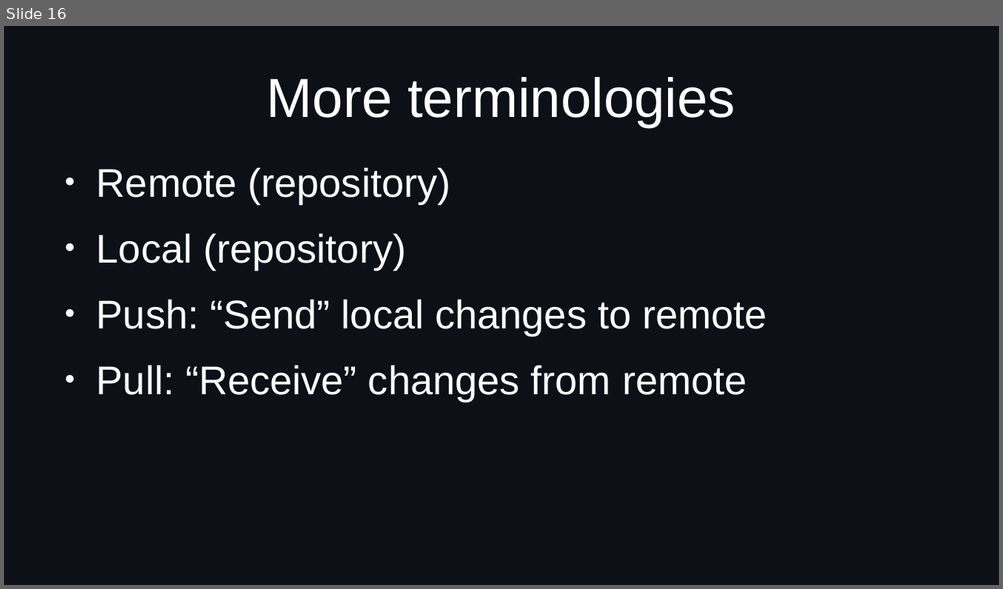
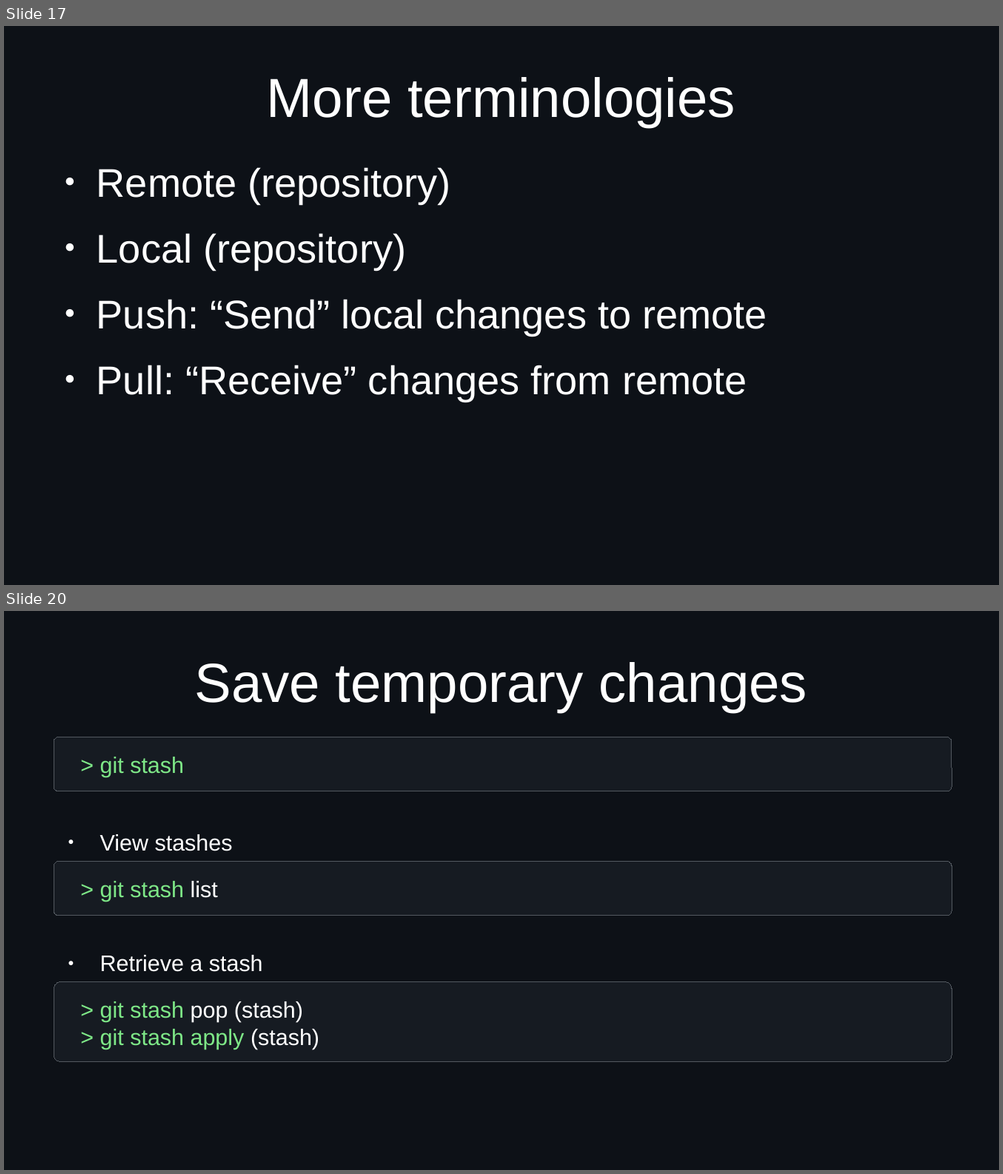
Before and after one commit to idf-io/Git-Github_Workshop, a slide deck: docs/presentation_day2_git-and-github.odp. Shown one above the other, each under a label of ours: slide 16 before the commit, slides 17 and 20 after it; the slides between them are not shown. The pictures are 1003x589 and 1003x1174 pixels, drawn with LibreOffice and Linux fonts; fonts in the diff are those of the drawing. Boxes give left, top, right and bottom in pixels: in the first picture for what was removed or moved away, otherwise in the second. Text is boxed around its words. In the diff, an @@ line names an element or a change of style, - is before the commit and + after.

```diff
--- a/docs/presentation_day2_git-and-github.odp
+++ b/docs/presentation_day2_git-and-github.odp
@@ slide 20 added at <box>4,611,999,1170</box>, background #0D1117 @@
@@ title added at <box>194,662,808,712</box>, 44 pt, text #FFFFFF @@
+Save temporary changes
@@ rounded rectangle added at <box>54,738,952,792</box>, fill #161B22, outline #535960 0 pt @@
@@ text added at <box>100,757,184,777</box>, 18 pt, text #7EE787 @@
+> git stash
@@ text added at <box>100,834,233,851</box>, 18 pt, text #FFFFFF @@
+● View stashes
@@ rounded rectangle added at <box>54,862,952,916</box>, fill #161B22, outline #535960 0 pt @@
@@ text added at <box>100,881,218,902</box>, 18 pt, text #7EE787 @@
+> git stash list
@@ text added at <box>100,955,263,972</box>, 18 pt, text #FFFFFF @@
+● Retrieve a stash
@@ rounded rectangle added at <box>54,982,952,1062</box>, fill #161B22, outline #535960 0 pt @@
@@ text added at <box>100,1002,319,1049</box>, 18 pt, text #7EE787 @@
+> git stash pop (stash)
+> git stash apply (stash)
@@ what was slide 16 is now slide 17 @@
```
Also in this commit, not shown: 7 slides changed, 18 other slides added, 9 slides removed.
